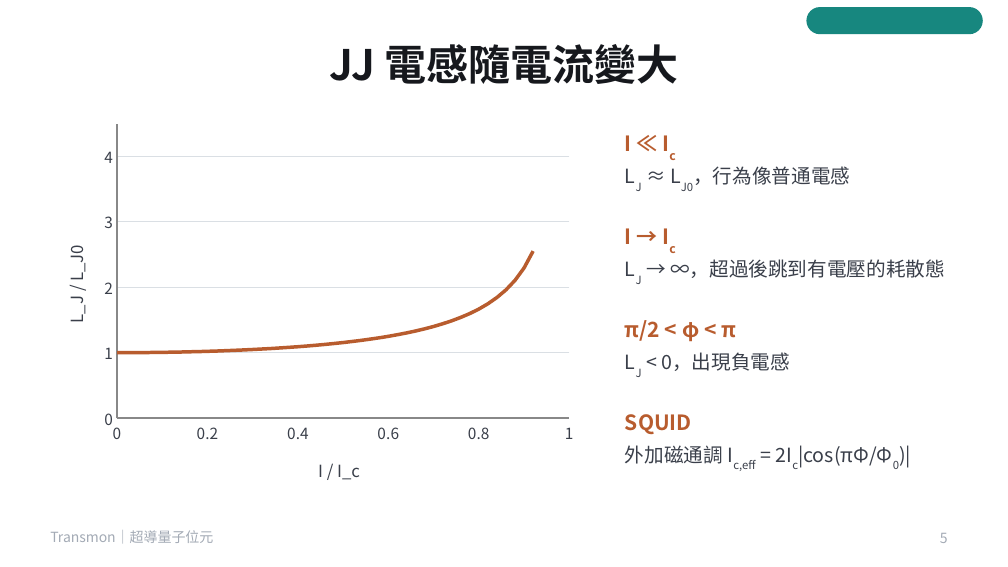
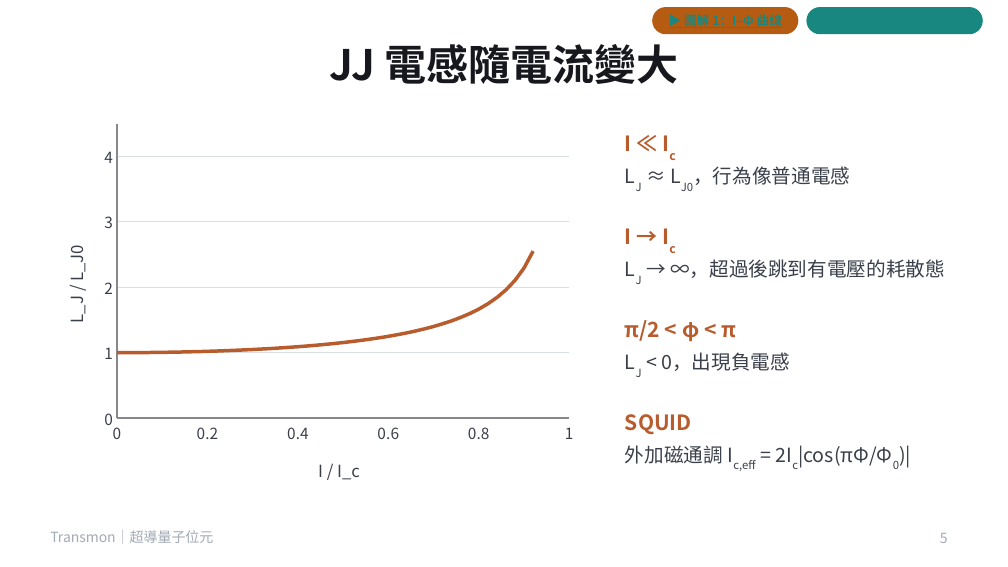
Before and after one commit to pcpcchen-coder/QuantumComputing, a slide deck: slide 5 of slides/transmon.pptx. Drawn at 1008x567 pixels with LibreOffice and Linux fonts; fonts in the diff are those of the drawing. Boxes give left, top, right and bottom in pixels: in the first picture for what was removed or moved away, otherwise in the second. Text is boxed around its words. In the diff, an @@ line names an element or a change of style, - is before the commit and + after.

```diff
--- a/slides/transmon.pptx
+++ b/slides/transmon.pptx
@@ rounded rectangle added at [652,7,798,34], fill #B65C12, 9 pt, text #17877F, bold, underline @@
+▶ 圖解 1：I–Φ 曲線
```
Also in this commit, not shown: 5 other slides changed, 2 slides added, 10 other files.
